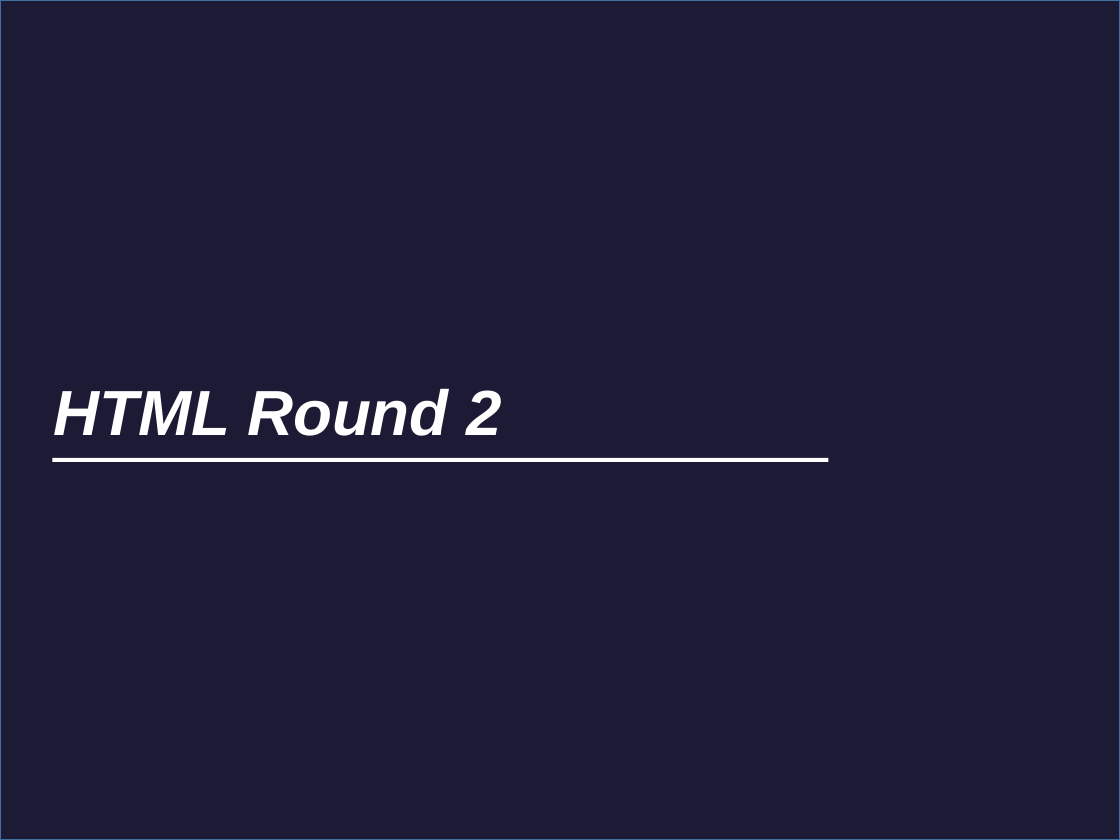
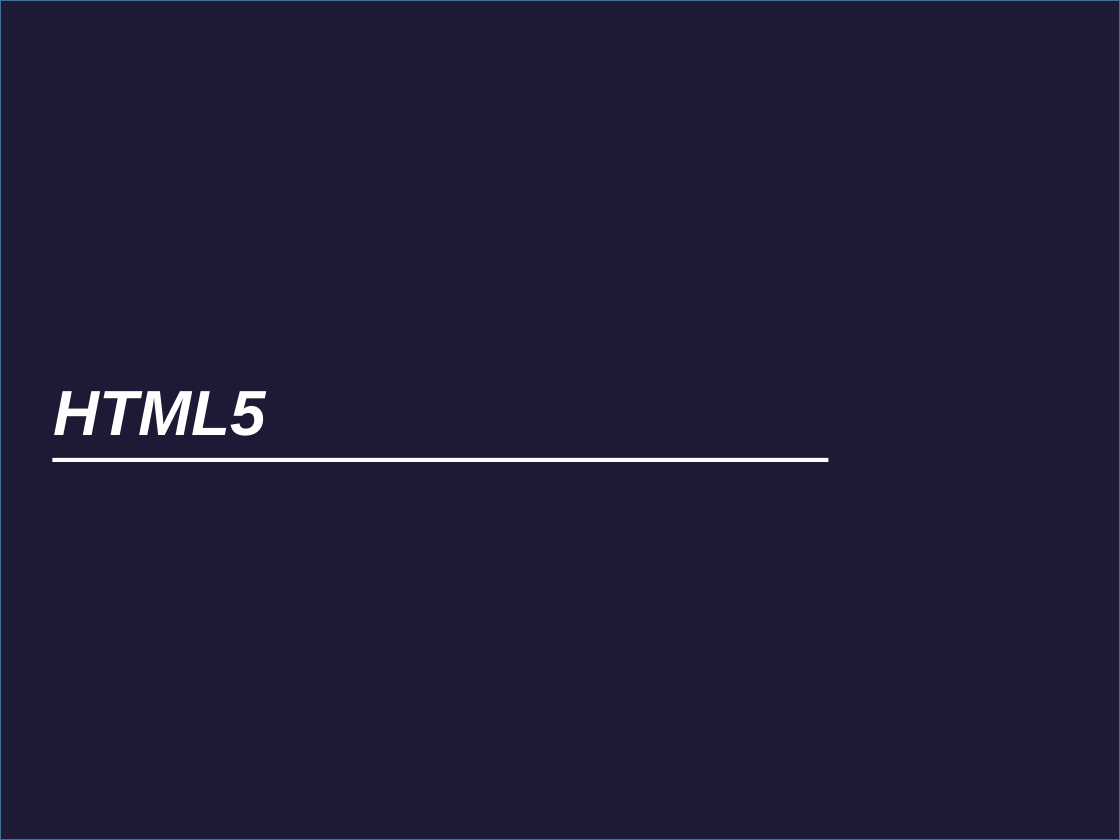
Before and after one commit to tichaiti/tichaiti-workshop, a slide deck: slide 2 of Prezantasyon/Gitn_Pro_HTML_CSS.pptx. Drawn at 1120x840 pixels with LibreOffice and Linux fonts; fonts in the diff are those of the drawing. Boxes give left, top, right and bottom in pixels: in the first picture for what was removed or moved away, otherwise in the second. Text is boxed around its words. In the diff, an @@ line names an element or a change of style, - is before the commit and + after.

Commit message:
HTML presentation complete

```diff
--- a/Prezantasyon/Gitn_Pro_HTML_CSS.pptx
+++ b/Prezantasyon/Gitn_Pro_HTML_CSS.pptx
@@ title at [53,391,266,436]: text changed @@
-HTML Round 2
+HTML5
```
Also in this commit, not shown: 8 other slides changed, 1 slide added, 1 slide removed.
